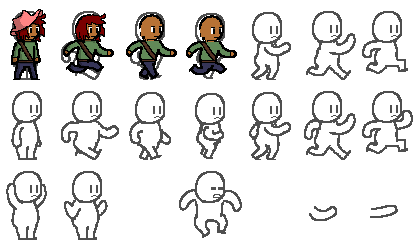
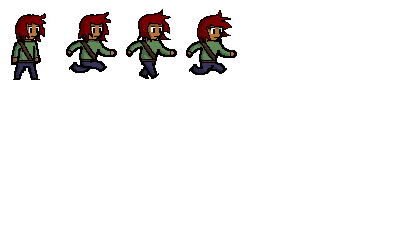
Layers edited between the first and the second 420x240 image:
painted on "shading" over <box>11,11,230,77</box>
hid "hat outline" over <box>10,9,43,36</box>
hid "hat coloring" over <box>11,10,42,36</box>
painted on "hair outline" over <box>75,9,232,43</box>
painted on "hair coloring" over <box>76,11,230,42</box>
painted on "outlines" (1st of 2) over <box>63,14,232,75</box>
painted on "coloring" over <box>64,23,222,72</box>
hid "outlines" (2nd of 2) over <box>6,11,413,240</box>
removed layer "Layer 2" over <box>188,15,232,63</box>
removed layer "Layer 3" over <box>193,61,222,75</box>
